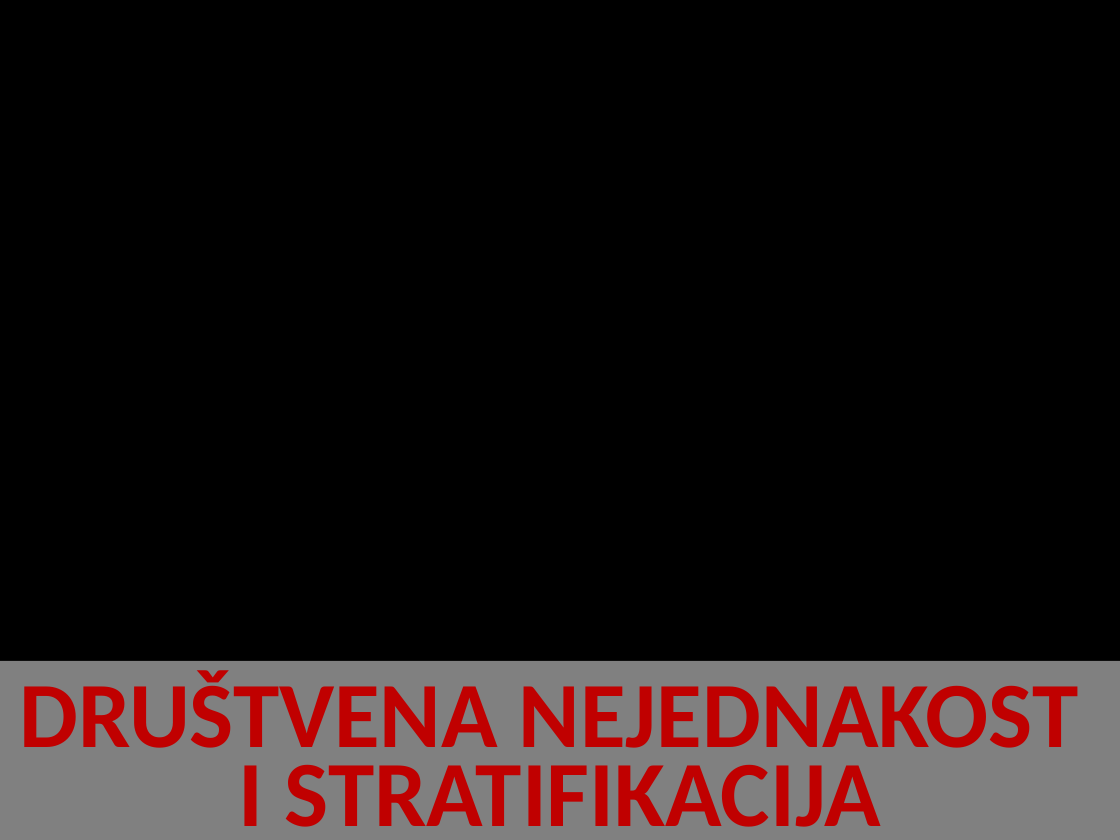
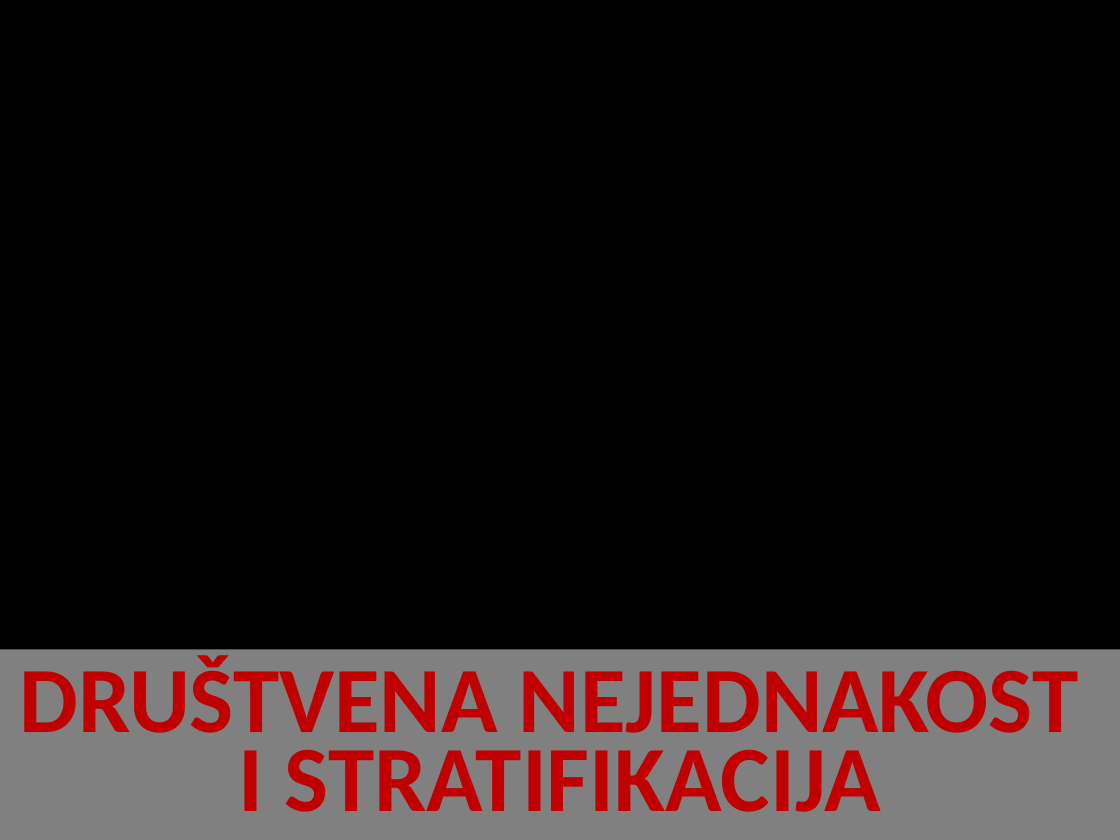
Before and after one commit to srednja-skola/sociologija, a slide deck: slide 1 of data/pptx/007_dr_nejednakosti_i_stratifikacija.pptx. Drawn at 1120x840 pixels with LibreOffice and Linux fonts; fonts in the diff are those of the drawing; background and template pictures are left out. Boxes give left, top, right and bottom in pixels: in the first picture for what was removed or moved away, otherwise in the second. Text is boxed around its words. In the diff, an @@ line names an element or a change of style, - is before the commit and + after.

```diff
--- a/data/pptx/007_dr_nejednakosti_i_stratifikacija.pptx
+++ b/data/pptx/007_dr_nejednakosti_i_stratifikacija.pptx
@@ text "DRUŠTVENA NEJEDNAKOST": place and size @@
-text "DRUŠTVENA NEJEDNAKOST" at [20, 670, 1078, 827]
+text "DRUŠTVENA NEJEDNAKOST" at [20, 655, 1078, 812]
@@ rectangle: place and size @@
-rectangle at [0, 661, 1120, 840]
+rectangle at [0, 650, 1120, 840]
```
Also in this commit, not shown: 24 other slides changed.
